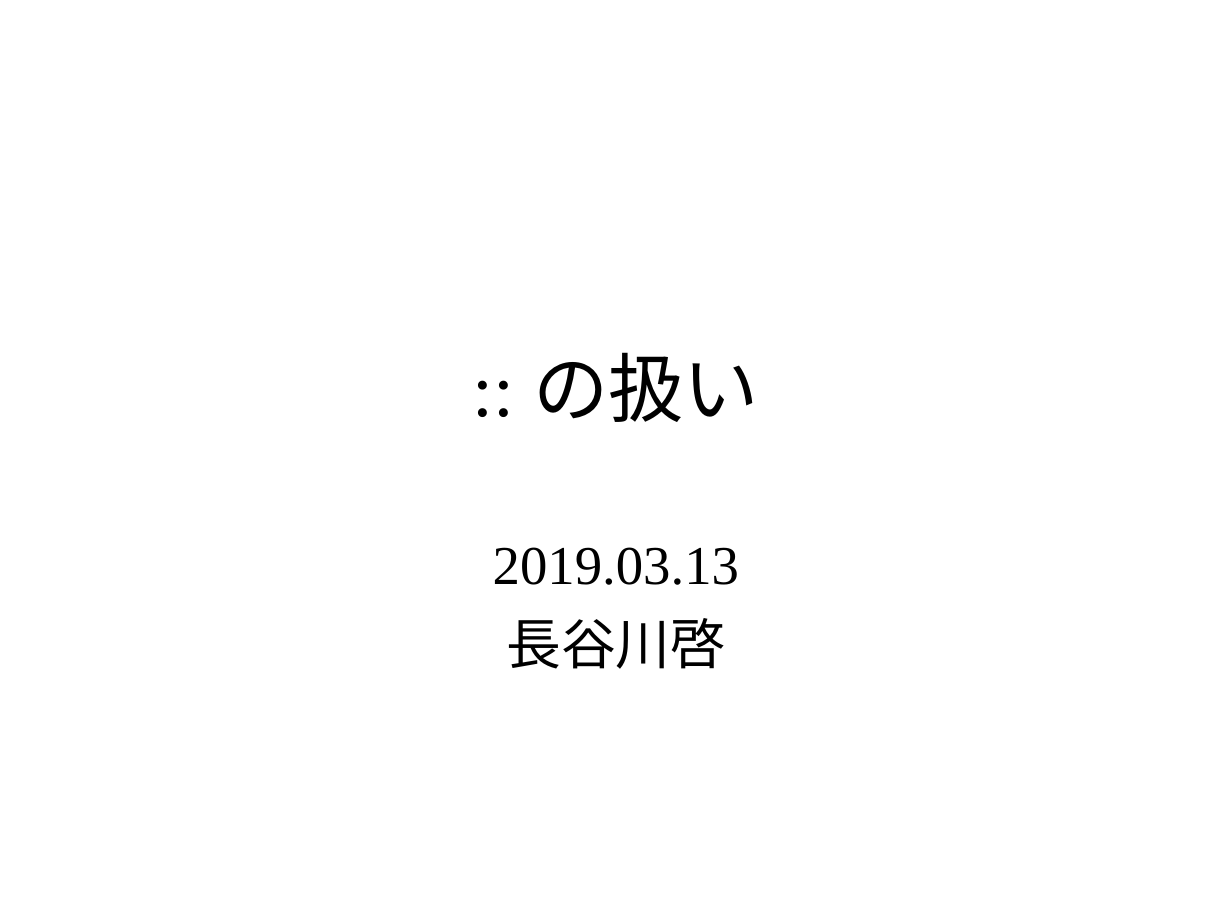
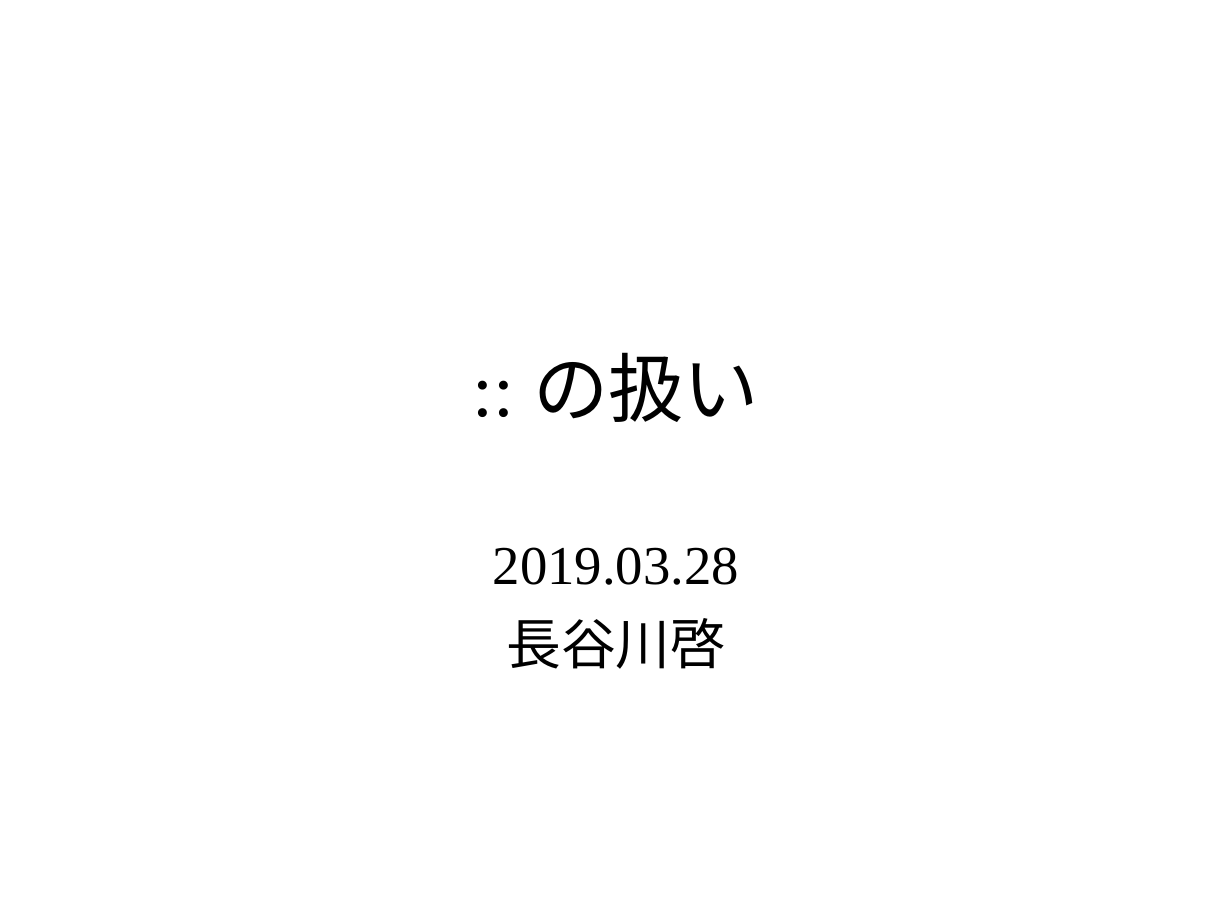
Before and after one commit to KeiHasegawa/cxx_doc, a slide deck: slide 1 of 04_nested_name.ppt. Drawn at 1232x924 pixels with LibreOffice and Linux fonts; fonts in the diff are those of the drawing. Boxes give left, top, right and bottom in pixels: in the first picture for what was removed or moved away, otherwise in the second. Text is boxed around its words. In the diff, an @@ line names an element or a change of style, - is before the commit and + after.

```diff
--- a/04_nested_name.ppt
+++ b/04_nested_name.ppt
@@ subtitle at [493, 547, 739, 585]: text changed @@
-2019.03.13
+2019.03.28
```
Also in this commit, not shown: 1 slide added, 1 other file.
